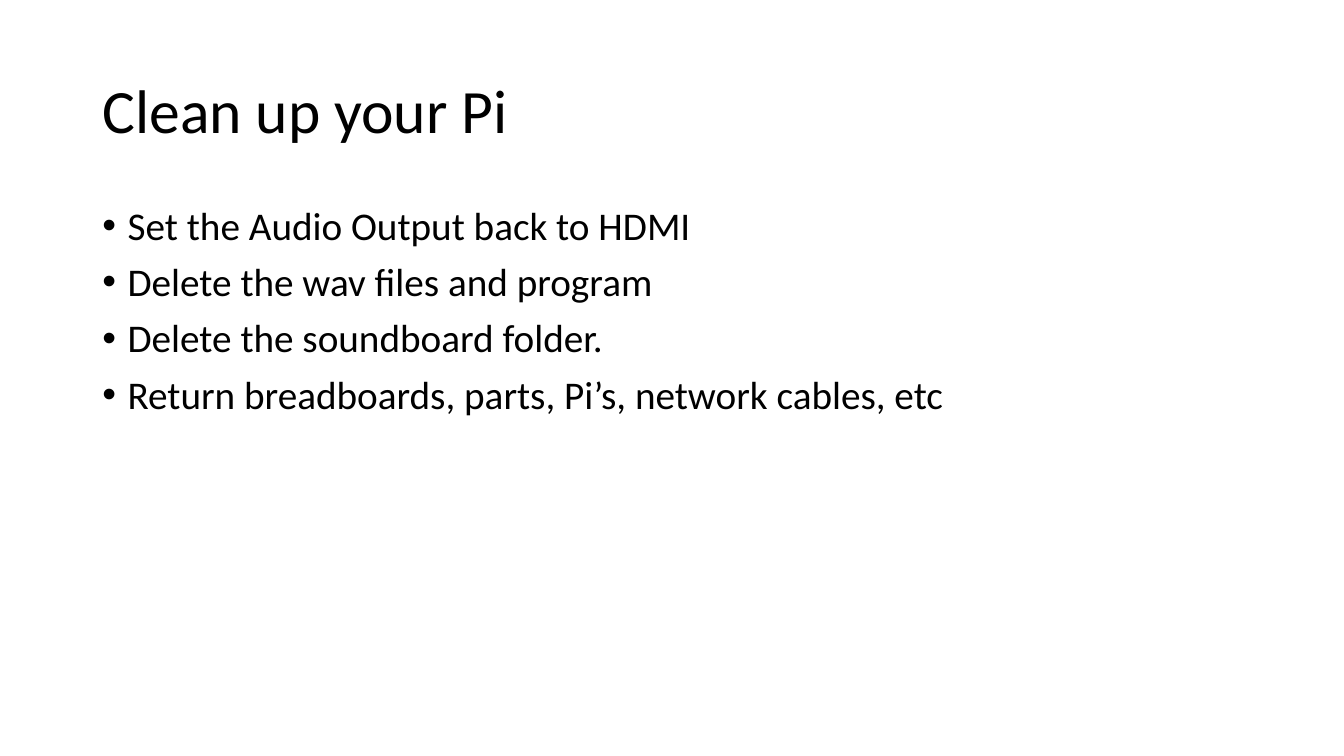
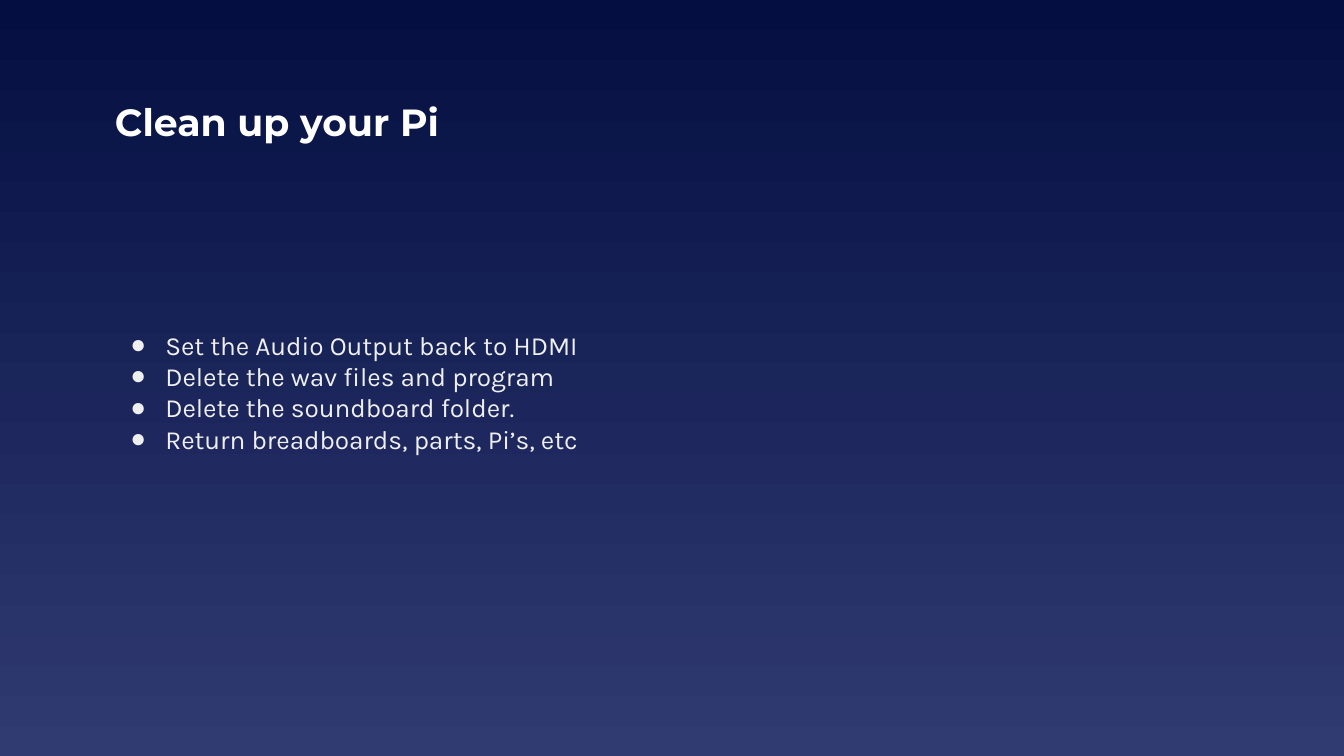
Before and after one commit to EELabMan/Raspberry-Pi-Sound-Board, a slide deck: slide 10 of Raspberry Pi Sound Board.pptx (slide 9 before the commit). Drawn at 1344x756 pixels with LibreOffice and Linux fonts; fonts in the diff are those of the drawing. Boxes give left, top, right and bottom in pixels: in the first picture for what was removed or moved away, otherwise in the second. Text is boxed around its words. In the diff, an @@ line names an element or a change of style, - is before the commit and + after.

```diff
--- a/Raspberry Pi Sound Board.pptx
+++ b/Raspberry Pi Sound Board.pptx
@@ background #FFFFFF to gradient #040E41 to #303B72 @@
@@ title "Clean up your Pi": place and size @@
-title "Clean up your Pi" at <box>102,90,508,143</box>
+title "Clean up your Pi" at <box>115,106,439,144</box>
@@ title "Clean up your Pi" at <box>115,106,439,144</box>: size 44 to 27 pt, font Calibri to Montserrat, text colour #000000 to #FFFFFF, bold on; line spacing 0.9 to 1 @@
@@ text "Set the Audio Output back ...": place and size @@
-text "Set the Audio Output back ..." at <box>128,212,942,416</box>
+text "Set the Audio Output back ..." at <box>165,337,578,455</box>
@@ text "Set the Audio Output back ..." at <box>165,337,578,455</box>: vertical alignment top to middle @@
@@ text at <box>165,337,577,418</box>: size 28 to 18.7 pt, font Calibri to Karla, text colour #000000 to #EFEFEF in "Set the Audio Output back to HDMI", "Delete the wav files and program", "Delete the soundboard folder."; bullet • to ●; line spacing 0.9 to 1; less space between paragraphs @@
@@ text at <box>165,431,578,455</box>: text changed; size 28 to 18.7 pt; font Calibri to Karla; text colour #000000 to #EFEFEF @@
-• Return breadboards, parts, Pi’s, network cables, etc
+● Return breadboards, parts, Pi’s, etc
```
Also in this commit, not shown: 7 other slides changed, 3 slides added, 1 slide removed, 1 other file.
